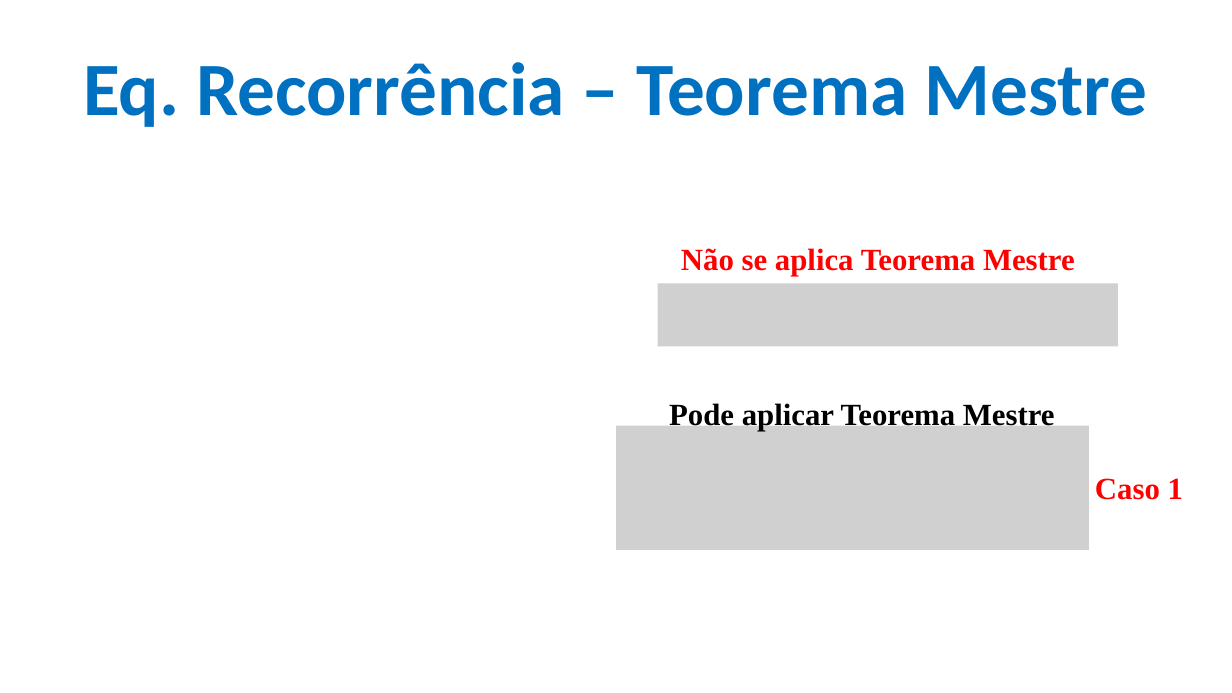
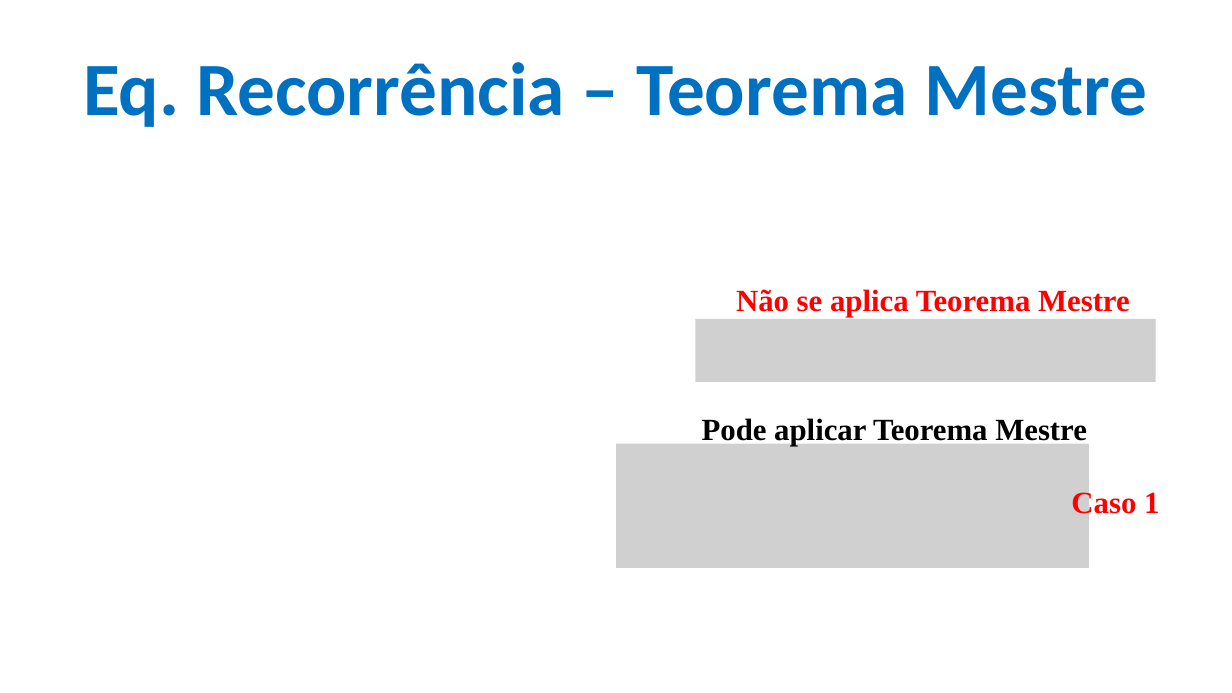
Before and after one commit to CloudEducationBrazil/WydenAlgoritmosEComplexidade, a slide deck: slide 9 of 01 Classes/Aula 08 - Algoritmos e Complexidade - Equações de Recorrência.pptx (slide 8 before the commit). Drawn at 1232x693 pixels with LibreOffice and Linux fonts; fonts in the diff are those of the drawing; grey boxes stand for pictures; background and template pictures are left out. Boxes give left, top, right and bottom in pixels: in the first picture for what was removed or moved away, otherwise in the second. Text is boxed around its words. In the diff, an @@ line names an element or a change of style, - is before the commit and + after.

Commit message:
Alg e Compl Eq Recorrência Erxercícios 09102025

```diff
--- a/01 Classes/Aula 08 - Algoritmos e Complexidade - Equações de Recorrência.pptx
+++ b/01 Classes/Aula 08 - Algoritmos e Complexidade - Equações de Recorrência.pptx
@@ text "Não se aplica Teorema Mestre": place and size @@
-text "Não se aplica Teorema Mestre" at [681, 248, 1075, 276]
+text "Não se aplica Teorema Mestre" at [736, 289, 1130, 317]
@@ picture: place and size @@
-picture at [658, 283, 1119, 346]
+picture at [696, 319, 1157, 382]
@@ text "Pode aplicar Teorema Mestre": place and size @@
-text "Pode aplicar Teorema Mestre" at [669, 401, 1055, 431]
+text "Pode aplicar Teorema Mestre" at [702, 418, 1087, 446]
@@ picture: place and size @@
-picture at [616, 426, 1089, 551]
+picture at [616, 444, 1089, 568]
@@ text "Caso 1" rewrapped from [1095, 478, 1183, 500] to [1071, 490, 1159, 520] @@
```
Also in this commit, not shown: 1 slide added, 2 other files.
